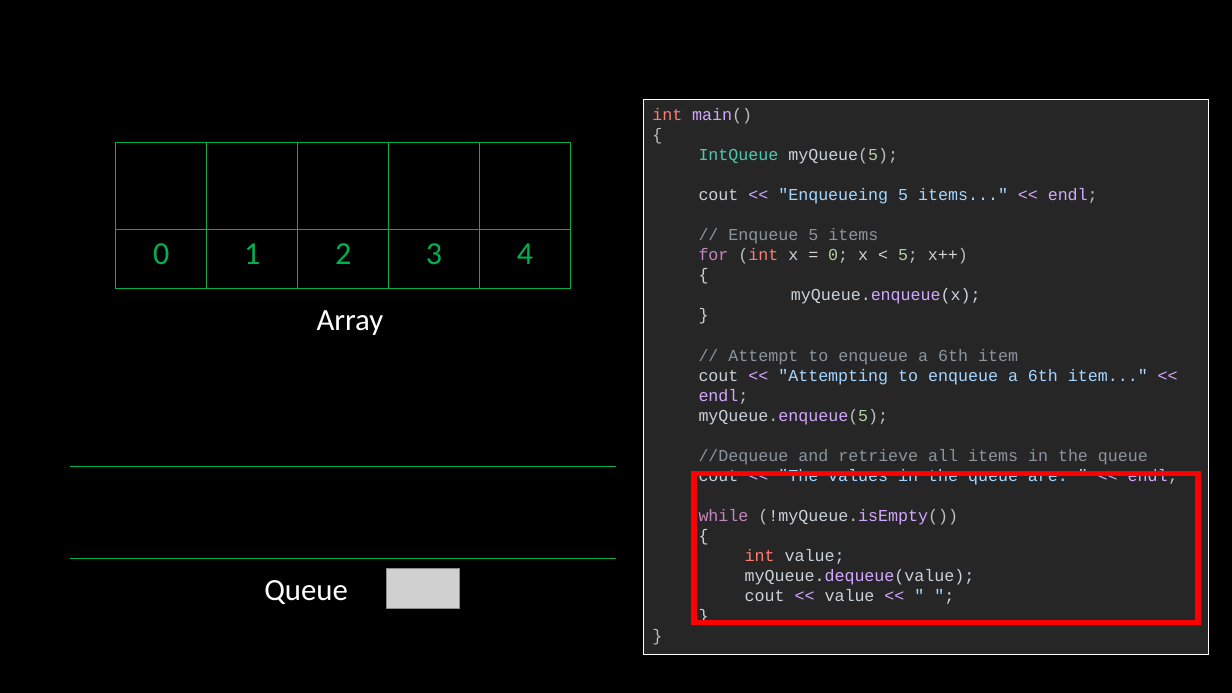
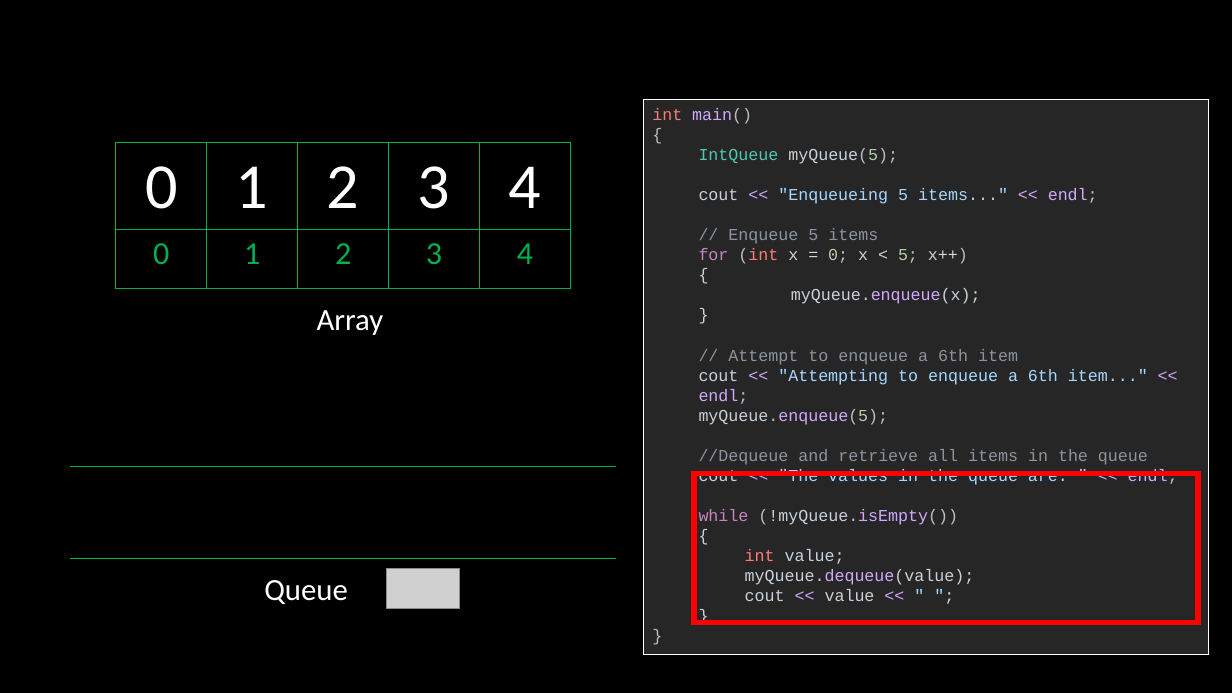
Before and after one commit to robitussin/CCS015, a slide deck: slide 47 of queue/Queue.pptx. Drawn at 1232x693 pixels with LibreOffice and Linux fonts; fonts in the diff are those of the drawing; grey boxes stand for pictures. Boxes give left, top, right and bottom in pixels: in the first picture for what was removed or moved away, otherwise in the second. Text is boxed around its words. In the diff, an @@ line names an element or a change of style, - is before the commit and + after.

```diff
--- a/queue/Queue.pptx
+++ b/queue/Queue.pptx
@@ table at box(116, 143, 568, 289) @@
-row 1:  |  |  |  | 
+row 2: 0 | 1 | 2 | 3 | 4
```
Also in this commit, not shown: 4 other slides changed.
